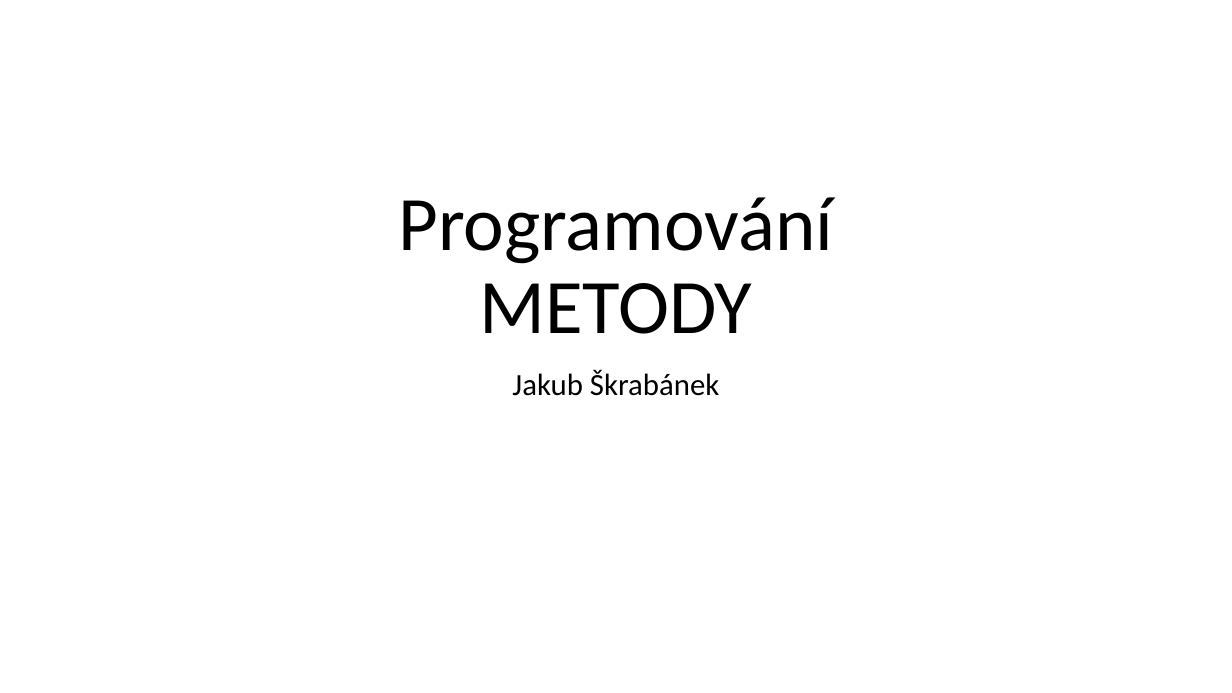
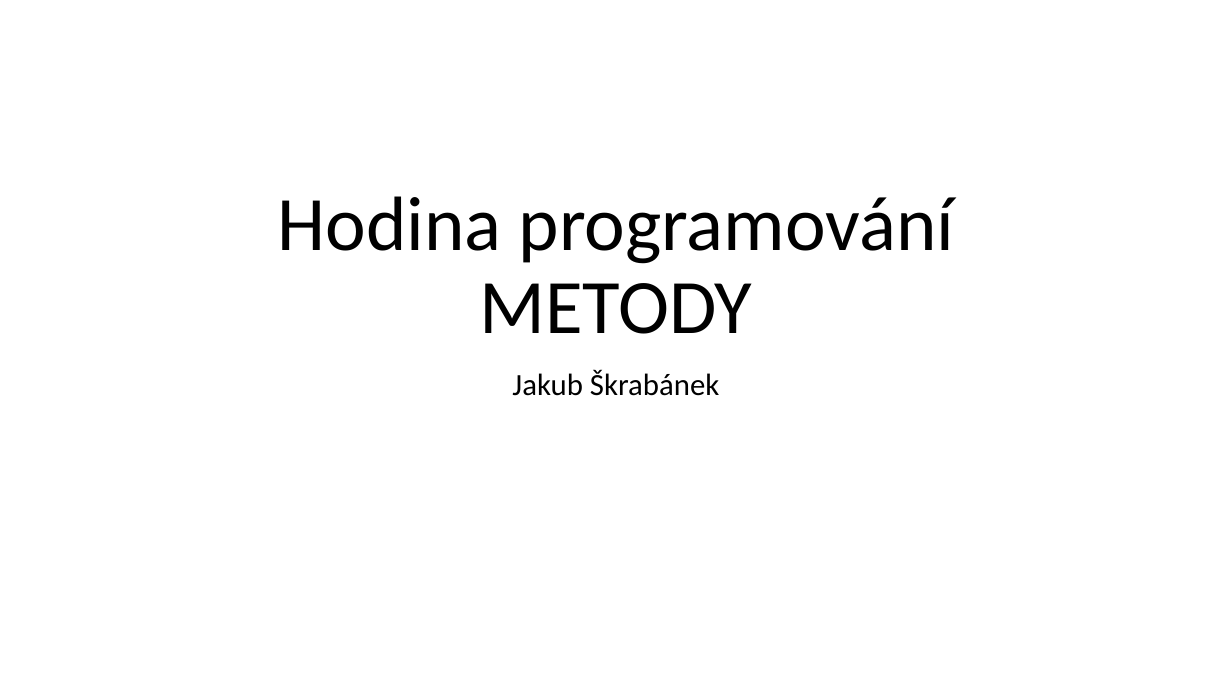
Before and after one commit to KubMakCZ/awesome-didaktika-programovani, a slide deck: slide 1 of metody.pptx. Drawn at 1232x693 pixels with LibreOffice and Linux fonts; fonts in the diff are those of the drawing. Boxes give left, top, right and bottom in pixels: in the first picture for what was removed or moved away, otherwise in the second. Text is boxed around its words. In the diff, an @@ line names an element or a change of style, - is before the commit and + after.

```diff
--- a/metody.pptx
+++ b/metody.pptx
@@ title at (277,196,954,334): text changed @@
-Programování
-METODY
+Hodina programování
+METODY
```
Also in this commit, not shown: 1 other slide changed, 2 slides added.
